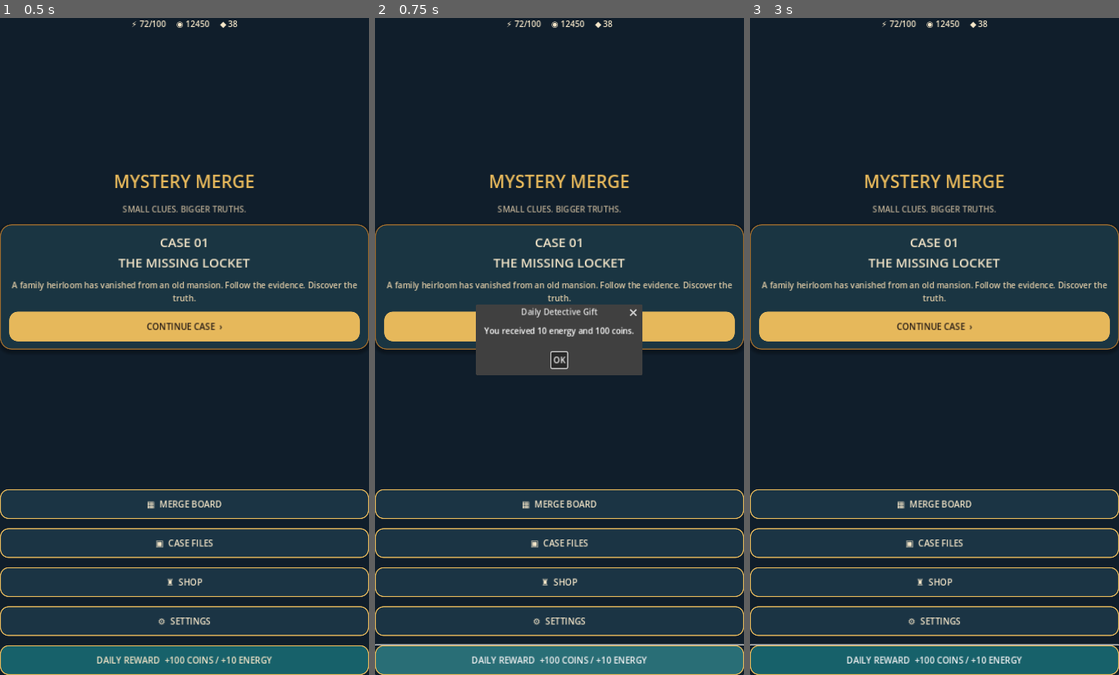
Above: before the commit, frames 1-3 (left to right).
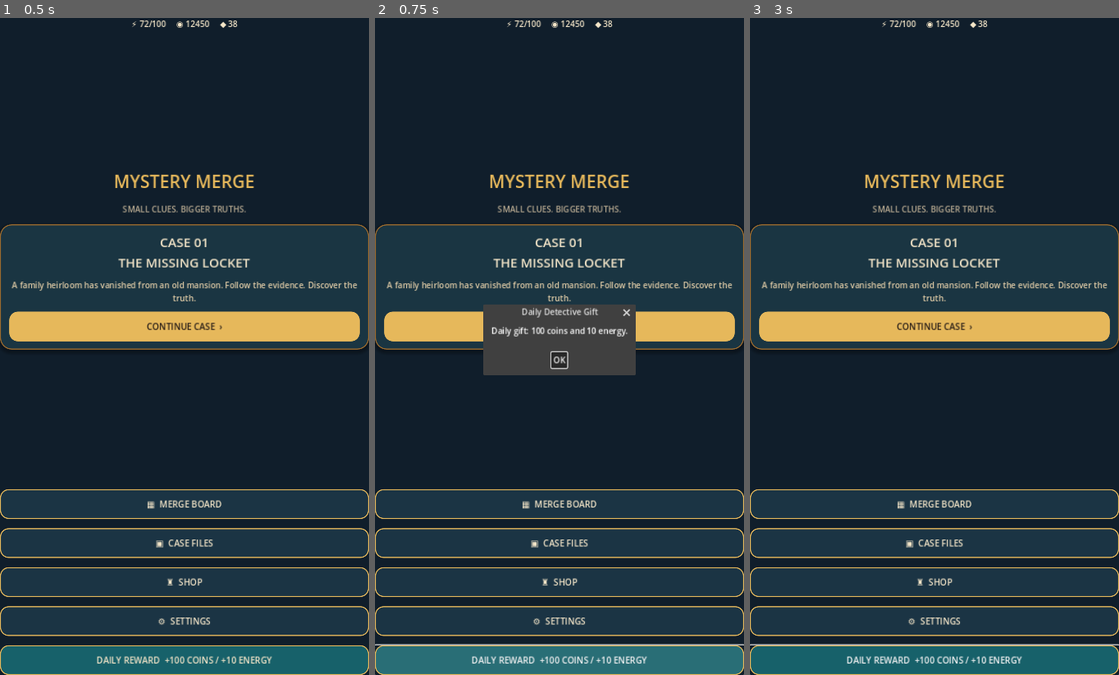
Above: after the commit, the same moments.

Repository: loydmawira-cyber/Mystery-Merge.
Game: Godot game, scene res://scenes/Main.tscn
Two runs of this game, one before a commit and one after it. Both use one fixed random seed, a clock stepped at 60 frames per second and the inputs below.
Inputs:
- Up to frame 1 (0.5 s): no input
- Up to frame 2 (0.75 s): click "DAILY REWARD +100 COINS / +10…" at 0.5 s
- Up to frame 3 (3 s): click "CONTINUE CASE ›" at 1.25 s; click "CONTINUE CASE ›" at 2 s; click "OK" at 2.75 s

Frame 1 is identical in both runs. In frame 2, 0.8% of the frame differs, in the area x 27-73%, y 43-55%; in frame 3, nothing differs.

Commit message:
Connect daily reward to once-per-day saved claim

Diff:
--- a/scripts/home.gd
+++ b/scripts/home.gd
@@ -77,10 +77,9 @@
 	return button
 
 func _daily_reward() -> void:
-	GameState.energy = mini(GameState.max_energy, GameState.energy + 10)
-	GameState.add_coins(100)
+	var result := GameState.claim_daily_reward()
 	var dialog := AcceptDialog.new()
 	dialog.title = "Daily Detective Gift"
-	dialog.dialog_text = "You received 10 energy and 100 coins."
+	dialog.dialog_text = str(result.get("message", "Daily reward unavailable."))
 	add_child(dialog)
 	dialog.popup_centered()
